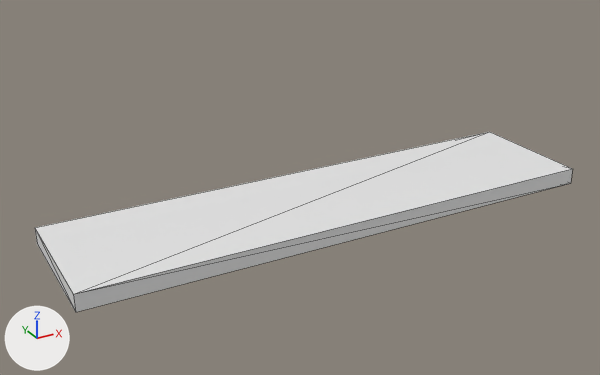
One commit to the glTF model public/models/plank.glb: the scene before it, then after it.
Both versions are drawn from a camera (50 mm lens) standing at (-1.44, -2.42, 1.3) and looking at (-0.11, -0.01, 0.09). The axes (+X, +Y, +Z) are drawn at lower left. The lights are the same throughout. Mesh edges are drawn as thin lines. Where no turn or scale is listed for an object, it has been applied to the vertices.

The older version as bpy lines, for what is in view:
```python
me_cube_002 = bpy.data.meshes.new('Cube.002')
me_cube_002.from_pydata(...)  # a box spanning x -1.0..1.0, y -0.25..0.25, z -0.03..0.03
ob_cube_001 = bpy.data.objects.new('Cube.001', me_cube_002)
ob_cube_001.location = (0.0, 0.0, 0.0)
```
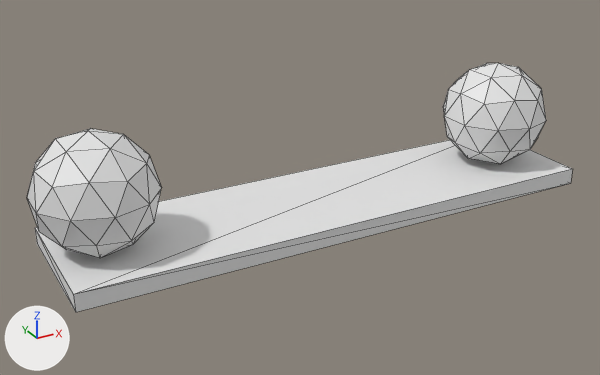
What differs and where, as boxes (x1, y1, x2, y2) in the pictures (600 x 375 px):
'Icosphere', added
    after: (27, 129, 161, 258)
'Icosphere.001', added
    after: (443, 63, 546, 164)

What changed in the scene script:
```text
Add me_icosphere_001:
    me_icosphere_001.from_pydata(...)  # an icosphere of 80 faces spanning x -0.197..0.197, y -0.208..0.208, z -0.208..0.208
Add ob_icosphere_001:
    ob_icosphere_001 = bpy.data.objects.new('Icosphere.001', me_icosphere_001)
    ob_icosphere_001.location = (0.783, 0.0, 0.226)
Add ob_icosphere:
    ob_icosphere = bpy.data.objects.new('Icosphere', me_icosphere_001.copy())
    ob_icosphere.location = (-0.843, 0.0, 0.226)
```
